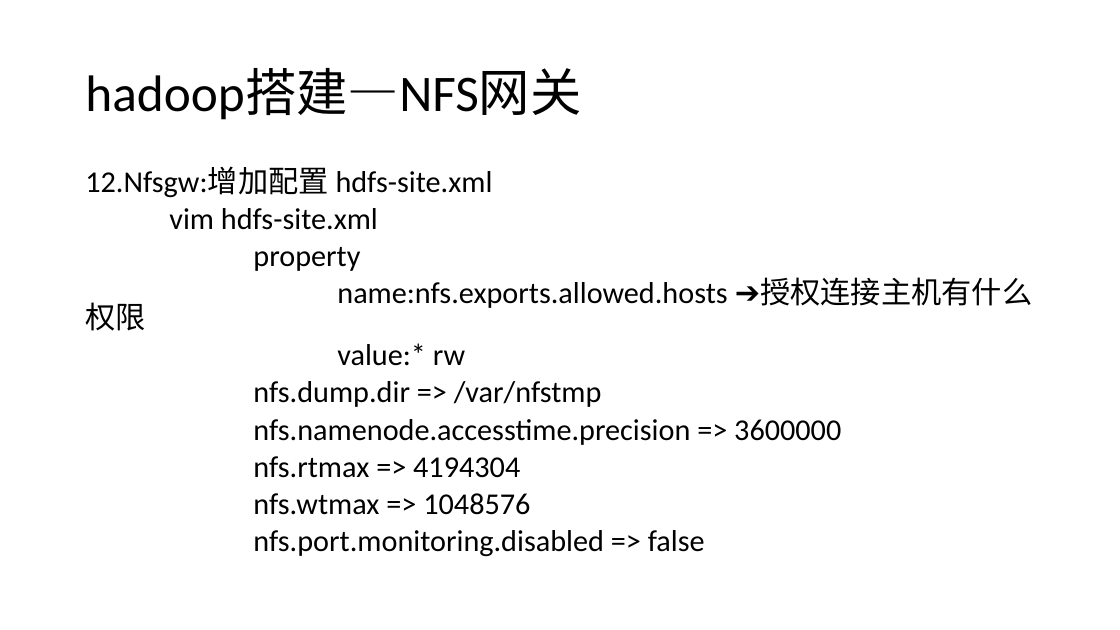
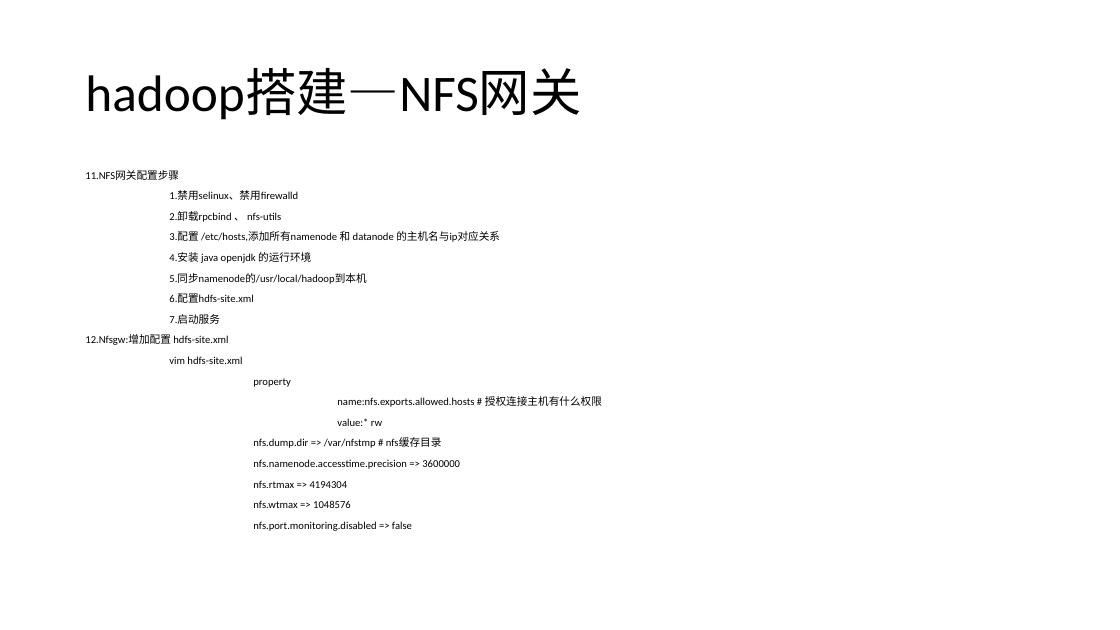
Before and after one commit to MX-Steve/nsd01, a slide deck: slide 28 of bixiejianpu/hadoop/bigData.pptx. Drawn at 1120x630 pixels with LibreOffice and Linux fonts; fonts in the diff are those of the drawing. Boxes give left, top, right and bottom in pixels: in the first picture for what was removed or moved away, otherwise in the second. Text is boxed around its words. In the diff, an @@ line names an element or a change of style, - is before the commit and + after.

```diff
--- a/bixiejianpu/hadoop/bigData.pptx
+++ b/bixiejianpu/hadoop/bigData.pptx
@@ text at bbox=[85, 170, 500, 324]: paragraphs added @@
+11.NFS网关配置步骤
+1.禁用selinux、禁用firewalld
+2.卸载rpcbind 、 nfs-utils
+3.配置 /etc/hosts,添加所有namenode 和 datanode 的主机名与ip对应关系
+4.安装 java openjdk 的运行环境
+5.同步namenode的/usr/local/hadoop到本机
+6.配置hdfs-site.xml
+7.启动服务
@@ text at bbox=[85, 335, 460, 531]: size 25.9 to 9.1 pt in "12.Nfsgw:增加配置 hdfs-site.xml", "vim hdfs-site.xml", "property", "value:* rw" and 4 more places @@
@@ text at bbox=[337, 396, 602, 407]: text changed; size 25.9 to 9.1 pt @@
-name:nfs.exports.allowed.hosts ➔授权连接主机有什么权限
+name:nfs.exports.allowed.hosts # 授权连接主机有什么权限
@@ text at bbox=[253, 438, 442, 448]: text changed; size 25.9 to 9.1 pt @@
-nfs.dump.dir => /var/nfstmp
+nfs.dump.dir => /var/nfstmp # nfs缓存目录
```
Also in this commit, not shown: 4 other slides changed, 9 slides added.
